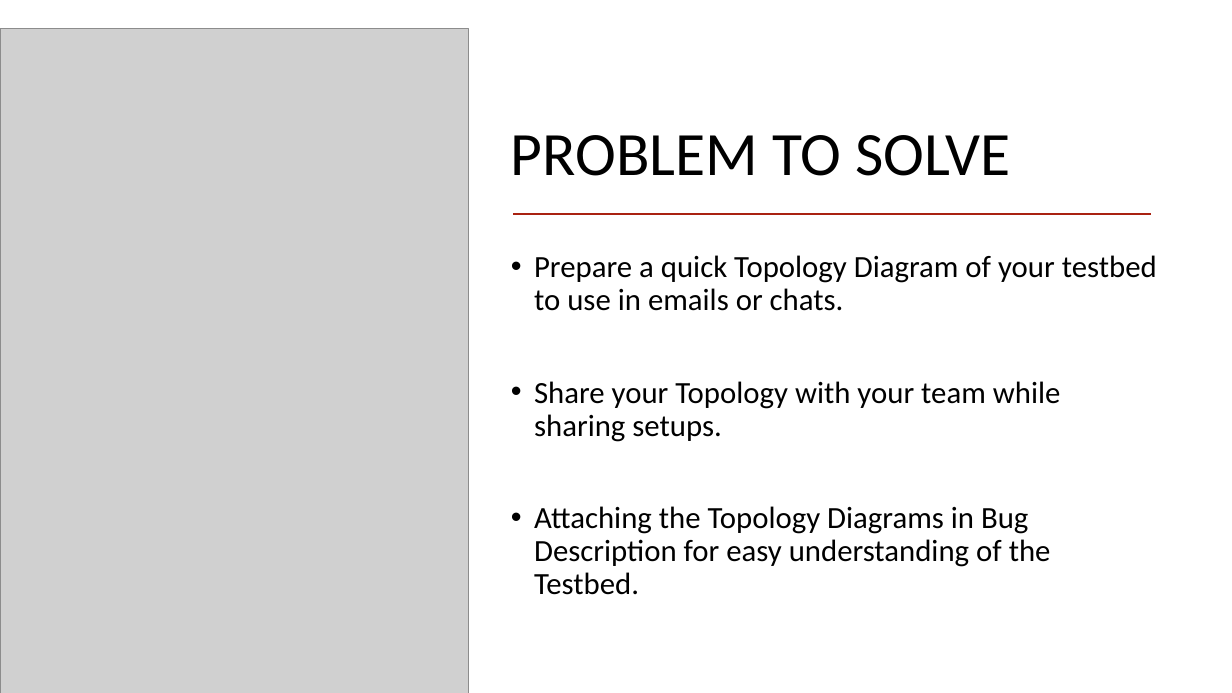
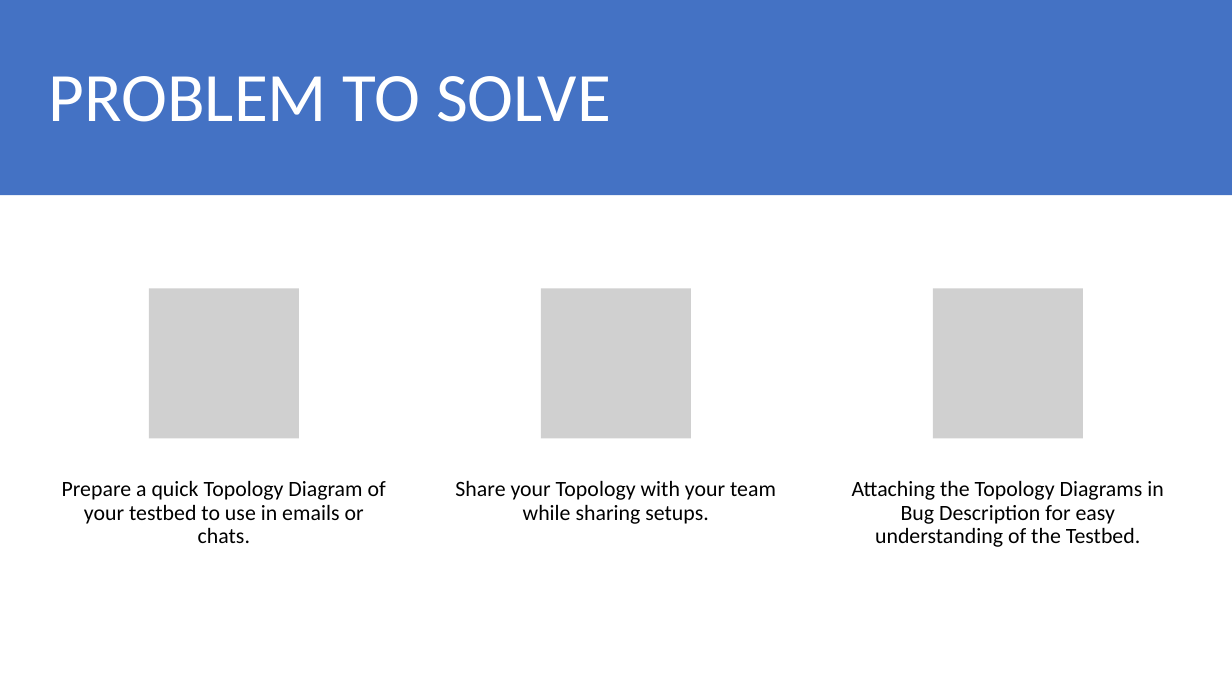
Before and after one commit to umangnangal/Topology_Generator, a slide deck: slide 2 of San_Charcha_30th_Sept.pptx. Drawn at 1232x693 pixels with LibreOffice and Linux fonts; fonts in the diff are those of the drawing; grey boxes stand for pictures. Boxes give left, top, right and bottom in pixels: in the first picture for what was removed or moved away, otherwise in the second. Text is boxed around its words. In the diff, an @@ line names an element or a change of style, - is before the commit and + after.

```diff
--- a/San_Charcha_30th_Sept.pptx
+++ b/San_Charcha_30th_Sept.pptx
@@ picture removed at (0,29,469,693) @@
@@ rectangle added at (0,0,1232,195), fill #4472C4 @@
@@ title "PROBLEM TO SOLVE": place and size @@
-title "PROBLEM TO SOLVE" at (511,135,1010,176)
+title "PROBLEM TO SOLVE" at (49,76,611,122)
@@ title "PROBLEM TO SOLVE" at (49,76,611,122): size 48 to 54 pt, text colour #000000 to #FFFFFF; vertical alignment bottom to middle @@
@@ line removed from (514, 213) to (1152, 213) @@
@@ text removed at (534,255,1157,595) @@
-• Prepare a quick Topology Diagram of your testbed to use in emails or chats.
-• Share your Topology with your team while sharing setups.
-• Attaching the Topology Diagrams in Bug Description for easy understanding of the Testbed.
@@ group added at (62,288,1163,547): 3 pictures, 3 texts @@
+Prepare a quick Topology Diagram of your testbed to use in emails or chats.
+Share your Topology with your team while sharing setups.
+Attaching the Topology Diagrams in Bug Description for easy understanding of the Testbed.
```
Also in this commit, not shown: 4 other slides changed, 1 slide removed, 3 other files.
